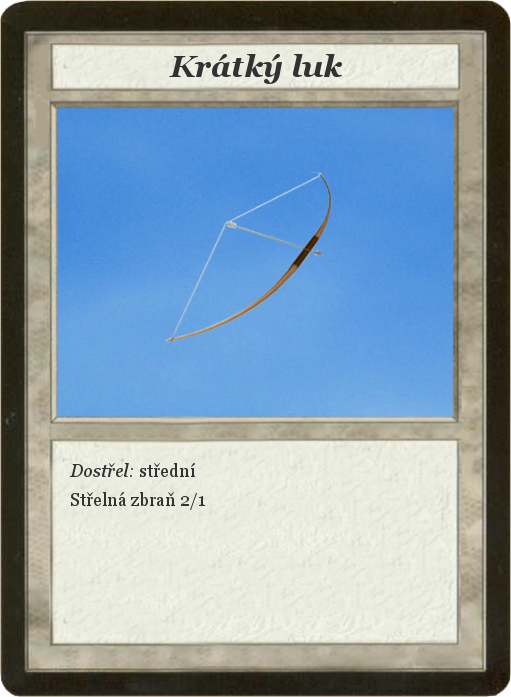
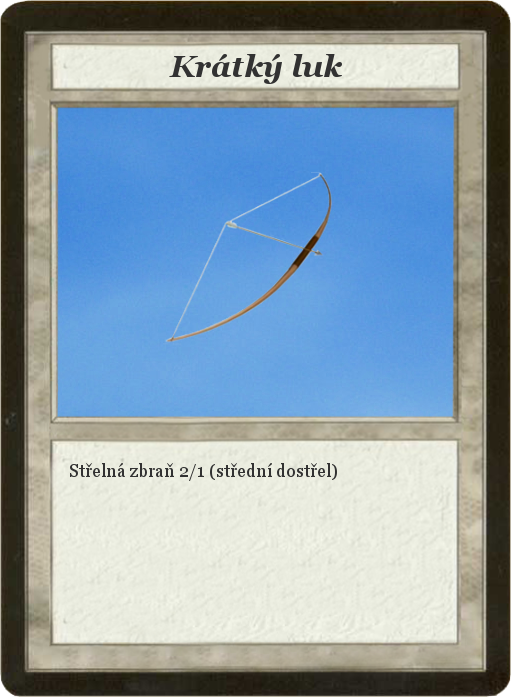
Before/after of a w=511, h=697 layered artwork. What changed in the layer stack:
renamed "Dostřel: střední ..." to "Střelná zbraň 2/1 (střední dos...", painted on it over <box>69,463,337,510</box>
